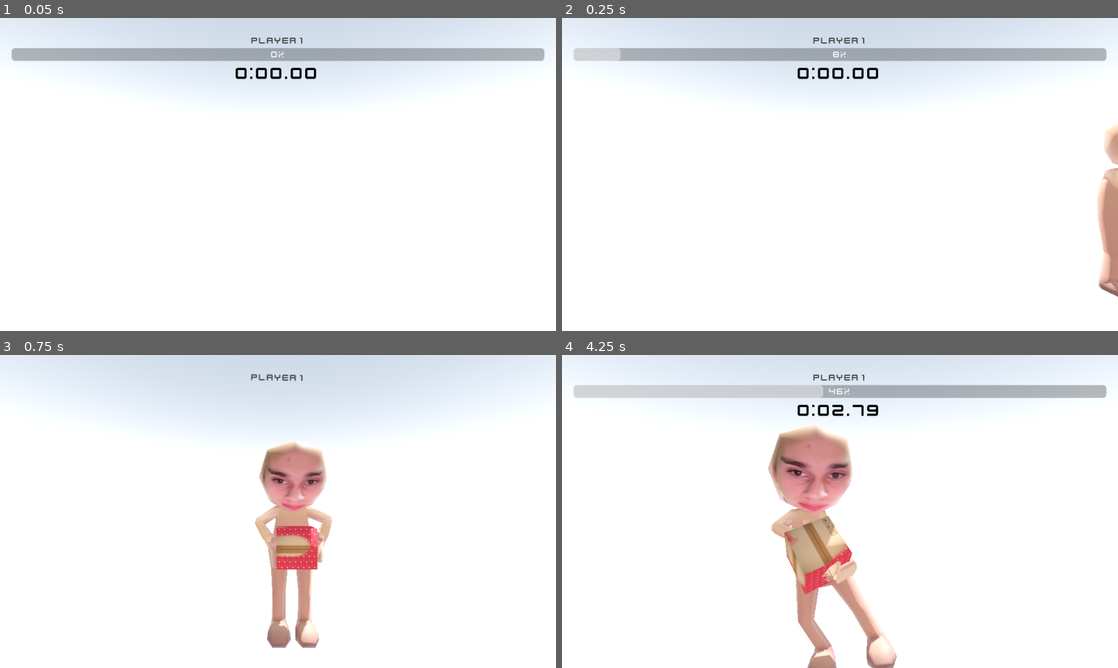
Above: before the commit, frames 1-4 (two rows, left to right).
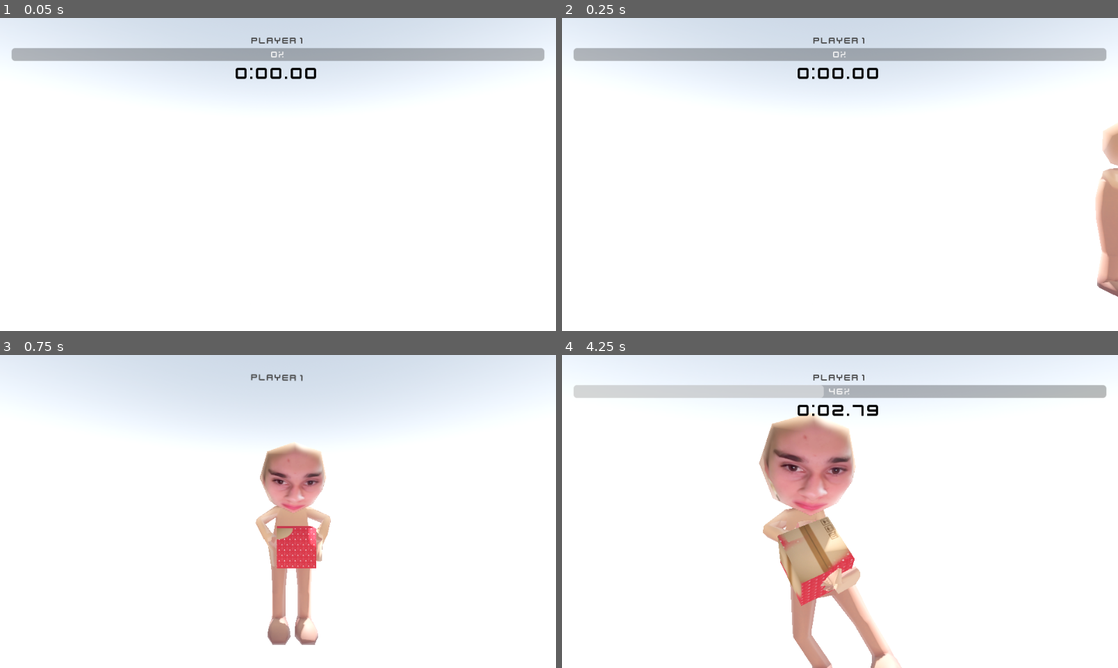
Above: after the commit, the same moments.

Repository: josephsmithberger/xogot-jam-3
Game: Godot game, scene res://scenes/wrap_game.tscn
The game is run twice, just before and just after one commit, with the same random seed, the same clock (stepped at 60 frames per second) and the same inputs. This scene is started directly instead of the project's main scene. Sound files missing from this copy of the repository are replaced by a short silence.
Inputs:
- Up to frame 1 (0.05 s): no input
- Up to frame 2 (0.25 s): no input
- Up to frame 3 (0.75 s): hold Right (ui_right) from 0.53 s (still down)
- Up to frame 4 (4.25 s): release Right (ui_right) at 1.28 s; hold Down (ui_down) 1.28-2.03 s; hold Right (ui_right) 2.03-2.78 s; hold Up (ui_up) 2.78-3.53 s; hold Left (ui_left) from 3.53 s (still down)

Frame 1 is identical in both runs. In frame 2, 0.7% of the frame differs, in the area x 2-100%, y 9-89%; in frame 3, 1.4%; in frame 4, 5.7%, in the area x 35-62%, y 10-100%.

Commit message:
unwrapping sounds

Diff:
--- a/scenes/wrap_game.tscn
+++ b/scenes/wrap_game.tscn
@@ -10,6 +10,7 @@
 [ext_resource type="AudioStream" uid="uid://bqyff6d6ll7jo" path="res://assets/sounds/referee-whistle.mp3" id="7_7g7mu"]
 [ext_resource type="Script" uid="uid://dayn8yw4t50jn" path="res://scripts/gift_box.gd" id="8_gift_box"]
 [ext_resource type="Script" uid="uid://c0cuq6pl5raut" path="res://scripts/timer.gd" id="8_q2njf"]
+[ext_resource type="AudioStream" uid="uid://bvu8eaflmqevy" path="res://assets/sounds/unwrapping-a-christmas-present-451854.mp3" id="11_wcnmt"]
 
 [sub_resource type="ProceduralSkyMaterial" id="ProceduralSkyMaterial_6x1my"]
 sky_top_color = Color(0.65333, 0.7144133, 0.79711413, 1)
@@ -257,3 +258,6 @@
 libraries = {
 &"": SubResource("AnimationLibrary_wcnmt")
 }
+
+[node name="unwrap_audio" type="AudioStreamPlayer" parent="."]
+stream = ExtResource("11_wcnmt")
--- a/scripts/gift_box.gd
+++ b/scripts/gift_box.gd
@@ -1,16 +1,20 @@
 extends MeshInstance3D
 
 signal unwrapped_percent_changed(percent: float)
+signal unwrap_stroke()
 
 @onready var mask_viewport: SubViewport = $MaskViewport
 @onready var mask_brush: Sprite2D = $MaskViewport/Brush
 @onready var background: ColorRect = $MaskViewport/Background
 
+var unwrap_enabled: bool = false
 var _check_timer: float = 0.0
-const CHECK_INTERVAL: float = 0.2
+const CHECK_INTERVAL: float = 0.05
 var _is_fully_unwrapped: bool = false
 var _last_brush_pos: Vector2 = Vector2(-1, -1)
 var _last_face_idx: int = -1  # Track which face we were on
+var _stroke_distance_accumulator: float = 0.0
+const STROKE_SOUND_THRESHOLD: float = 15.0  # Emit sound every N pixels of movement
 
 func _ready() -> void:
 	_setup_gift_mesh()
@@ -32,6 +36,8 @@
 	_check_timer = 0.0
 	_last_brush_pos = Vector2(-1, -1)
 	_last_face_idx = -1
+	_stroke_distance_accumulator = 0.0
+	unwrap_enabled = false
 
 	# Clear any black overlay from force_unwrap, line segments, and stamps
 	for child in mask_viewport.get_children():
@@ -54,6 +60,9 @@
 
 func _process(delta: float) -> void:
 	if _is_fully_unwrapped:
+		return
+
+	if not unwrap_enabled:
 		return
 
 	_handle_unwrapping()
@@ -195,6 +204,17 @@
 		# For same face, draw line; for different faces, still stamp but no line
 		if _last_face_idx == face_idx and dist > 2 and dist < 600:
 			_draw_line_segment(_last_brush_pos, new_pos)
+
+	# Track movement distance for sound
+	if _last_brush_pos.x >= 0:
+		var move_dist = _last_brush_pos.distance_to(new_pos)
+		if move_dist < 500:  # Ignore large jumps (face changes)
+			_stroke_distance_accumulator += move_dist
+
+	# Emit sound signal when we've moved enough
+	if _stroke_distance_accumulator >= STROKE_SOUND_THRESHOLD:
+		unwrap_stroke.emit()
+		_stroke_distance_accumulator = 0.0
 
 	# Always stamp the brush at the current position
 	_stamp_brush(new_pos)
--- a/scripts/wrap_game.gd
+++ b/scripts/wrap_game.gd
@@ -51,6 +51,15 @@
 var _player_keys: Array = []
 var _current_player_index: int = 0
 
+# Audio pool for overlapping unwrap sounds
+var _unwrap_audio_pool: Array[AudioStreamPlayer] = []
+const UNWRAP_AUDIO_POOL_SIZE := 5
+var _unwrap_sound_cooldown := 0.0
+const UNWRAP_SOUND_MIN_INTERVAL := 0.05
+var _time_since_last_stroke := 999.0
+const FADE_OUT_DELAY := 0.1  # Start fading after this many seconds of no strokes
+const FADE_OUT_SPEED := 25.0  # dB per second to fade
+
 
 func _ready() -> void:
 	_skeleton = _find_first_skeleton(player)
@@ -70,8 +79,10 @@
 	_setup_hand_ik()
 	_setup_foot_ik()
 	_setup_face_attachment()
+	_setup_unwrap_audio_pool()
 
 	gift_box.unwrapped_percent_changed.connect(_on_unwrapped_percent_changed)
+	gift_box.unwrap_stroke.connect(_on_unwrap_stroke)
 	timer_ui.game_finished.connect(_on_game_finished)
 
 	_player_keys = Global.player_data.keys()
@@ -131,11 +142,21 @@
 
 	set_process(true)
 	timer_ui.start_game()
+	gift_box.unwrap_enabled = true
 
 
 
 func _process(delta: float) -> void:
 	_update_head_look_at(delta)
+
+	# Update audio cooldown
+	if _unwrap_sound_cooldown > 0:
+		_unwrap_sound_cooldown -= delta
+
+	# Track time since last unwrap stroke and fade out audio
+	_time_since_last_stroke += delta
+	if _time_since_last_stroke > FADE_OUT_DELAY:
+		_fade_out_unwrap_audio(delta)
 
 	var input_vec := Vector2.ZERO
 	if timer_ui.is_game_active:
@@ -452,3 +473,50 @@
 		# img_copy.flip_y() # Removed flip_y as per previous fix
 		var tex = ImageTexture.create_from_image(img_copy)
 		face_decal.texture = tex
+
+
+func _setup_unwrap_audio_pool() -> void:
+	# Create a pool of AudioStreamPlayers for overlapping sounds
+	var unwrap_stream = $unwrap_audio.stream
+	for i in range(UNWRAP_AUDIO_POOL_SIZE):
+		var audio_player = AudioStreamPlayer.new()
+		audio_player.stream = unwrap_stream
+		audio_player.volume_db = -6.0  # Lower volume since multiple will play
+		add_child(audio_player)
+		_unwrap_audio_pool.append(audio_player)
+
+
+func _on_unwrap_stroke() -> void:
+	# Reset the time since last stroke
+	_time_since_last_stroke = 0.0
+
+	# Find an available audio player from the pool, or reuse one that's been playing longest
+	var best_player: AudioStreamPlayer = null
+	var longest_play_position: float = -1.0
+
+	for audio_player in _unwrap_audio_pool:
+		if not audio_player.playing:
+			best_player = audio_player
+			break
+		elif audio_player.get_playback_position() > longest_play_position:
+			longest_play_position = audio_player.get_playback_position()
+			best_player = audio_player
+
+	if best_player:
+		# Add randomness to pitch and volume for variety
+		best_player.pitch_scale = randf_range(0.85, 1.2)
+		best_player.volume_db = randf_range(-10.0, -4.0)
+
+		# Start at a random position in the sound for variety
+		var stream_length = best_player.stream.get_length()
+		best_player.play(randf_range(0.0, stream_length * 0.25))
+
+
+func _fade_out_unwrap_audio(delta: float) -> void:
+	# Quickly fade out all playing unwrap sounds
+	for audio_player in _unwrap_audio_pool:
+		if audio_player.playing:
+			audio_player.volume_db -= FADE_OUT_SPEED * delta
+			# Stop if faded enough
+			if audio_player.volume_db < -40.0:
+				audio_player.stop()
Not shown, added: assets/sounds/unwrapping-a-christmas-present-451854.mp3.import
Not shown: 1 places in scenes/wrap_game.tscn that only renumber resources
Not shown, added: assets/sounds/unwrapping-a-christmas-present-451854.mp3
